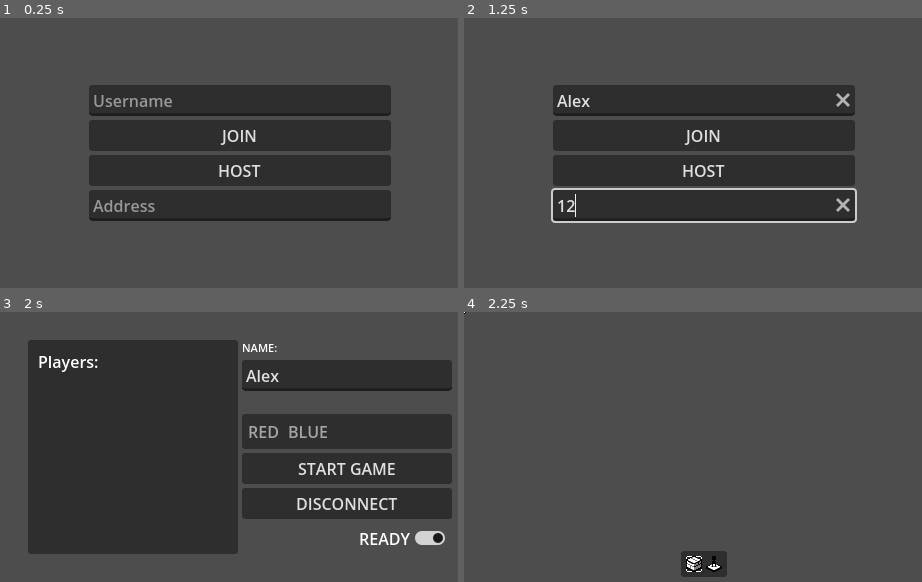
Above: before the commit, frames 1-4 (two rows, left to right).
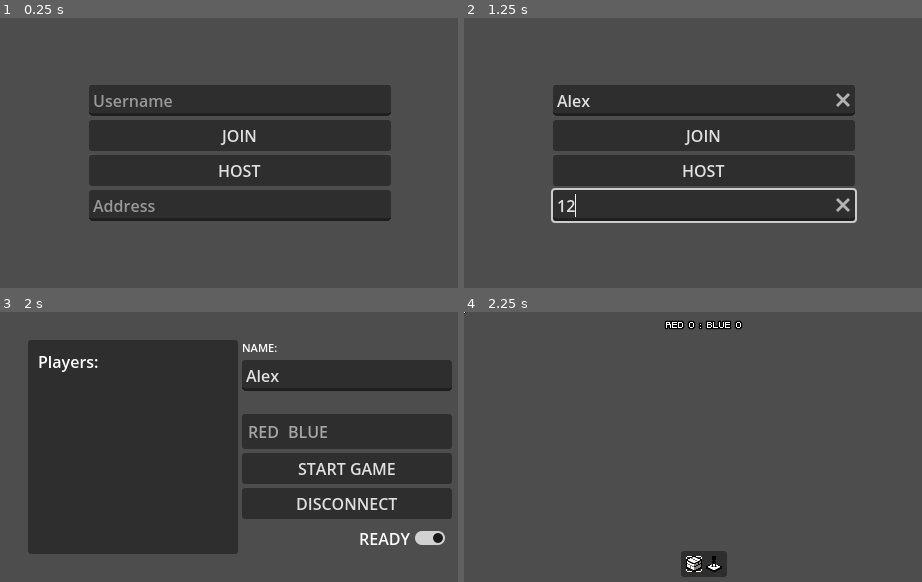
Above: after the commit, the same moments.

Repository: ToxicPoison/tiny-multi
Game: Godot game, scene res://main_menu/main_menu.tscn
Same seed, same stepped clock (60 frames per second), same inputs: the game is played once before the commit and once after it.
Inputs (mouse positions are in pixels of both pictures, inside the frame that each line leads up to):
- Up to frame 1 (0.25 s): no input
- Up to frame 2 (1.25 s): click (702, 101) at 0.52 s; type "Alex" at 0.6 s; click (702, 204) at 0.75 s; type "12" at 0.83 s
- Up to frame 3 (2 s): click "HOST" at 1.25 s
- Up to frame 4 (2.25 s): click "START GAME" at 2 s

Frames 1-3 are identical in both runs. In frame 4, 0.4% of the frame differs, in the area x 43-61%, y 3-7%.

Commit message:
Fonts and exportability
'Exportability' as in 'easier to export'

Diff:
--- a/game/game.tscn
+++ b/game/game.tscn
@@ -7,7 +7,9 @@
 [ext_resource type="Texture2D" uid="uid://b37s3u4oxppxo" path="res://game/UI/floor_tile.png" id="4_lsvfk"]
 [ext_resource type="Script" path="res://game/camera.gd" id="5_cjfcu"]
 [ext_resource type="Texture2D" uid="uid://cc1jwqjhxm0j7" path="res://game/UI/wall_tile.png" id="5_to0jh"]
+[ext_resource type="FontFile" uid="uid://dqe8ig5n2mu11" path="res://font/FontQuestLittle.ttf" id="6_25543"]
 [ext_resource type="Script" path="res://game/Crosshair.gd" id="6_mnjoy"]
+[ext_resource type="FontFile" uid="uid://df4dw5h4gxavt" path="res://font/BricksBlocks.ttf" id="9_6407y"]
 
 [sub_resource type="CircleShape2D" id="CircleShape2D_if1ya"]
 radius = 12.0
@@ -57,6 +59,16 @@
 theme_override_constants/margin_right = 5
 theme_override_constants/margin_bottom = 5
 
+[node name="ScoreLabel2" type="Label" parent="UILayer/UI/MarginContainer"]
+layout_mode = 2
+size_flags_horizontal = 4
+size_flags_vertical = 0
+theme_override_colors/font_outline_color = Color(0, 0, 0, 1)
+theme_override_constants/outline_size = 5
+theme_override_fonts/font = ExtResource("6_25543")
+text = "RED 0 : BLUE 0"
+horizontal_alignment = 1
+
 [node name="PanelContainer" type="PanelContainer" parent="UILayer/UI/MarginContainer"]
 z_index = -1
 layout_mode = 2
@@ -104,11 +116,17 @@
 
 [node name="TextLabel" type="Label" parent="UILayer/UI/VictoryText"]
 layout_mode = 2
+theme_override_colors/font_outline_color = Color(0, 0, 0, 1)
+theme_override_constants/outline_size = 10
+theme_override_fonts/font = ExtResource("9_6407y")
 text = "BLUE VICTORY"
 horizontal_alignment = 1
 
 [node name="ScoreLabel" type="Label" parent="UILayer/UI/VictoryText"]
 layout_mode = 2
+theme_override_colors/font_outline_color = Color(0, 0, 0, 1)
+theme_override_constants/outline_size = 5
+theme_override_fonts/font = ExtResource("6_25543")
 text = "0:0"
 horizontal_alignment = 1
 
--- a/lobby/lobby.tscn
+++ b/lobby/lobby.tscn
@@ -1,9 +1,10 @@
-[gd_scene load_steps=5 format=3 uid="uid://b84dobdb3uc5p"]
+[gd_scene load_steps=6 format=3 uid="uid://b84dobdb3uc5p"]
 
 [ext_resource type="Script" path="res://lobby/lobby.gd" id="1_aqadw"]
 [ext_resource type="Script" path="res://lobby/PlayerList.gd" id="2_3ktm2"]
 [ext_resource type="Script" path="res://lobby/NameEdit.gd" id="3_fulff"]
 [ext_resource type="Script" path="res://lobby/StartButton.gd" id="4_4ctly"]
+[ext_resource type="AudioStream" uid="uid://je8bam8v71ai" path="res://audio/rhode_abode.mp3" id="5_8j6nh"]
 
 [node name="Lobby" type="Control"]
 texture_filter = 1
@@ -101,6 +102,11 @@
 text = "READY"
 alignment = 2
 
+[node name="AudioStreamPlayer" type="AudioStreamPlayer" parent="."]
+stream = ExtResource("5_8j6nh")
+volume_db = -1.105
+autoplay = true
+
 [connection signal="ready_status_updated" from="." to="MarginContainer/HBoxContainer/MarginContainer/Panel/PlayerList" method="_on_lobby_ready_status_updated"]
 [connection signal="item_selected" from="MarginContainer/HBoxContainer/MarginContainer2/VBoxContainer/VBoxContainer2/ItemList" to="." method="_on_item_list_item_selected"]
 [connection signal="pressed" from="MarginContainer/HBoxContainer/MarginContainer2/VBoxContainer/VBoxContainer2/StartButton" to="." method="_on_start_button_pressed"]
--- a/server_singleton.gd
+++ b/server_singleton.gd
@@ -6,7 +6,7 @@
 signal players_loaded_in_new_scene
 signal player_info_modified(player_info)
 
-const PORT := 7707
+const PORT := 27015
 const DEFAULT_SERVER_IP := "127.0.0.1"
 const MAX_CONNECTIONS := 5
 
Not shown, added: audio/rhode_abode.mp3.import
Not shown, added: export_presets.cfg
Binary file added: font/BricksBlocks.ttf
Not shown, added: font/BricksBlocks.ttf.import
Binary file added: font/DOS.ttf
Not shown, added: font/DOS.ttf.import
Binary file added: font/FontQuest.ttf
Not shown, added: font/FontQuest.ttf.import
Binary file added: font/FontQuestDramatic.ttf
Not shown, added: font/FontQuestDramatic.ttf.import
Binary file added: font/FontQuestLittle.ttf
Not shown, added: font/FontQuestLittle.ttf.import
(and 6 more such lines)
